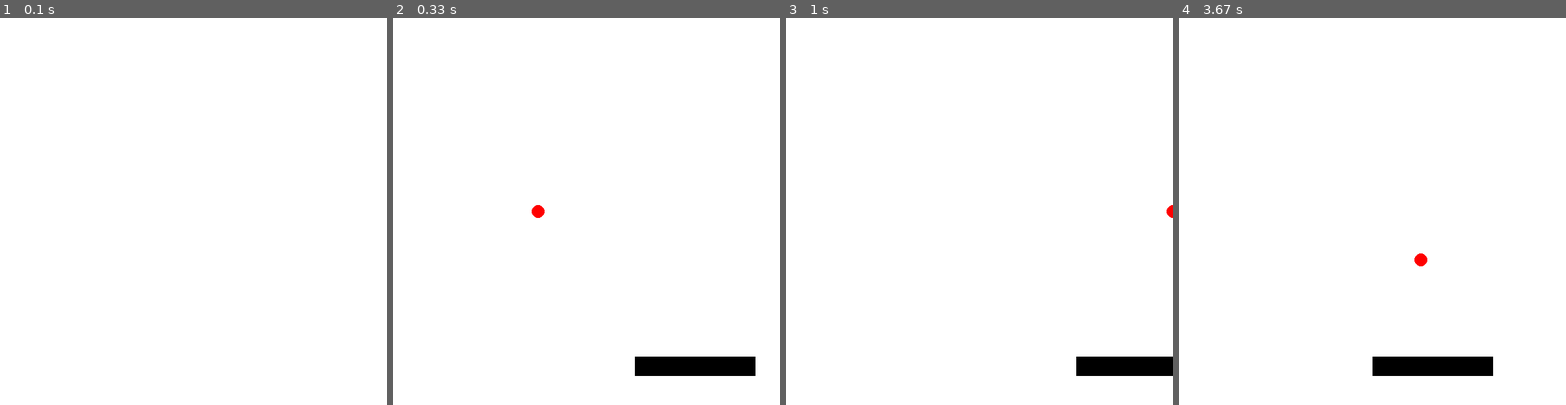
Above: before the commit, frames 1-4 (left to right).
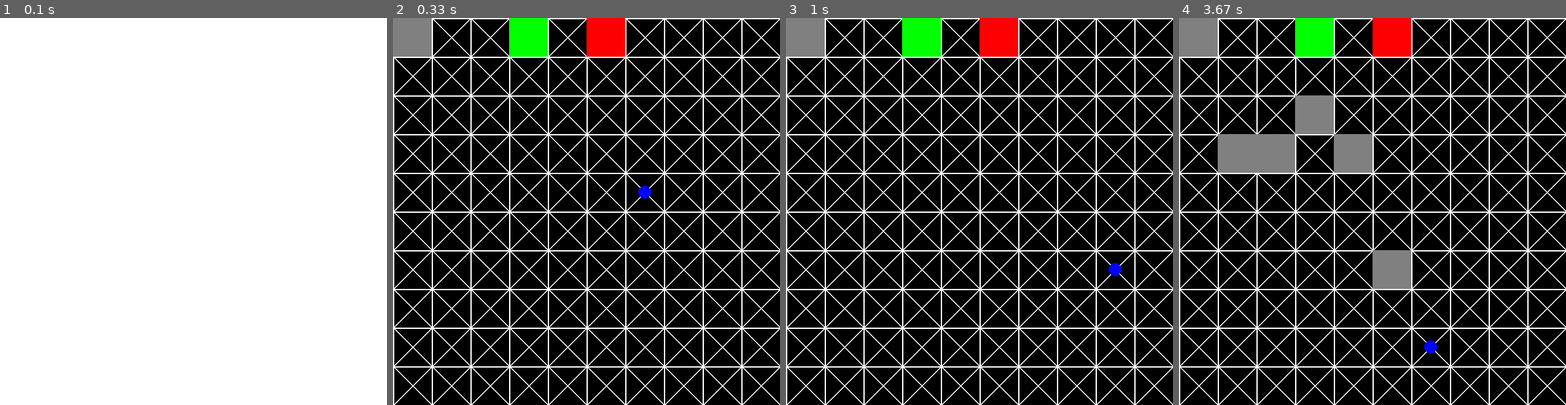
Above: after the commit, the same moments.

Repository: AndyyTaylor/Yr12Major
Game: pygame game, started from main.py
Two runs of this game, one before a commit and one after it. Both use one fixed random seed, a clock stepped at 60 frames per second and the inputs below.
Inputs (mouse positions are in pixels of both pictures, inside the frame that each line leads up to):
- Up to frame 1 (0.1 s): no input
- Up to frame 2 (0.33 s): no input
- Up to frame 3 (1 s): press the mouse at (964, 226) at 0.37 s; move the mouse to (1033, 215) at 0.47 s; release the mouse at (1103, 199) at 0.6 s; hold Right from 0.67 s (still down); move the mouse to (979, 234) at 0.7 s
- Up to frame 4 (3.67 s): release Right at 1.13 s; click (1252, 153) at 1.22 s; hold Up 1.5-1.8 s; move the mouse to (1430, 76) at 1.53 s; tap Space at 1.83 s; click (1279, 134) at 2.22 s; click (1376, 250) at 2.55 s; hold Right 2.83-3.3 s; click (1360, 145) at 2.92 s; hold Left from 3.33 s (still down); click (1318, 130) at 3.42 s

Frame 1 is identical in both runs. In frame 2, 86% of the frame differs, in the area x 0-100%, y 0-100%; in frame 3, 87%; in frame 4, 87%.

Commit message:
Setup old maze env

Diff:
--- a/src/framework/StateAppRunner.py
+++ b/src/framework/StateAppRunner.py
@@ -48,9 +48,9 @@
         for event in pygame.event.get():
             if event.type == pygame.QUIT:
                 self.close()
-            elif event.type == pygame.MOUSEBUTTONDOWN:
+            elif event.type == pygame.MOUSEBUTTONDOWN or event.type == pygame.MOUSEBUTTONUP:
                 pos = pygame.mouse.get_pos()
-                StateRegistry.instance().get_group("MasterState").on_mouse_down(pos)
+                StateRegistry.instance().get_group("MasterState").on_mouse_event(event)
             elif event.type == pygame.KEYDOWN:
                 StateRegistry.instance().get_group("MasterState").on_key_down(event.key)
 
--- a/src/ml/agents/reinforcement/QLearn.py
+++ b/src/ml/agents/reinforcement/QLearn.py
@@ -2,7 +2,7 @@
 import numpy as np
 
 class QLearn():
-    def __init__(self, num_observations, num_actions, alpha=0.02, gamma=0.95, epsilon=1, min_epsilon=0.05, epsilon_decay=0.0001):
+    def __init__(self, num_observations, num_actions, alpha=0.02, gamma=0.9, epsilon=1, min_epsilon=0.05, epsilon_decay=0.001):
         self.alpha = alpha
         self.gamma = gamma
         self.epsilon = epsilon
@@ -12,7 +12,7 @@
         self.num_actions = num_actions
         self.num_observations = num_observations
 
-        self.model = SarsaTabular(num_observations, num_actions, self.alpha, self.gamma)
+        self.model = Tabular(num_observations, num_actions, self.alpha, self.gamma)
 
     def choose_action(self, state):
         if random.random() > self.epsilon:
@@ -40,6 +40,9 @@
     def train(self, prev_state, action, reward, done, new_state):
         print("Train not implemented")
 
+    def set_epsilon(self, e):
+        pass
+
 class Tabular(Model):
     def __init__(self, num_observations, num_actions, alpha, gamma):
         super().__init__(num_observations, num_actions, alpha, gamma)
@@ -57,7 +60,6 @@
             self.Q[prev_sid][action] += self.alpha * (reward - self.Q[prev_sid][action])
         else:
             self.Q[prev_sid][action] += self.alpha * (reward + self.gamma * np.max(self.Q[new_sid]) - self.Q[prev_sid][action])
-
 
     def get_optimal_action(self, state):
         sid = self.get_state_id(state)
@@ -78,6 +80,9 @@
 
         return self.state_id
 
+    def predict(self, state):
+        return self.Q[self.get_state_id(state)]
+
 class SarsaTabular(Tabular):
     def set_epsilon(self, e):
         self.epsilon = e
@@ -90,6 +95,6 @@
             self.Q[prev_sid][action] = self.alpha * reward
         else:
             if random.random() > self.epsilon:
-                self.Q[prev_sid][action] += self.alpha * (reward + self.gamma * np.max(self.Q[new_sid]))
+                self.Q[prev_sid][action] += self.alpha * (reward + self.gamma * np.max(self.Q[new_sid]) - self.Q[prev_sid][action])
             else:
-                self.Q[prev_sid][action] += self.alpha * (reward + self.gamma * self.Q[new_sid][random.randint(0, self.num_actions-1)])
+                self.Q[prev_sid][action] += self.alpha * (reward + self.gamma * self.Q[new_sid][random.randint(0, self.num_actions-1)] - self.Q[prev_sid][action])
--- a/src/ml/environments/__init__.py
+++ b/src/ml/environments/__init__.py
@@ -3,3 +3,4 @@
 from .supervised.mnisthandwriting import MNISTHandwriting as MNIST
 
 from .reinforcement.catchapples import CatchApples
+from .reinforcement.maze import Maze
--- /dev/null
+++ b/src/ml/environments/reinforcement/maze.py
@@ -0,0 +1,165 @@
+import pygame
+import numpy as np
+
+GRID_WIDTH = 10
+GRID_HEIGHT = 10
+SCREEN_WIDTH = 600
+SCREEN_HEIGHT = 600
+BOX_WIDTH = SCREEN_WIDTH/GRID_WIDTH
+BOX_HEIGHT = SCREEN_HEIGHT/GRID_HEIGHT
+WIN_STATE = 3
+LOSE_STATE = 5
+SPAWN_STATE = 6
+WALLS = [[0, 0]]
+
+class Maze():
+    ''' TODO '''
+    def __init__(self):
+        # Setup ML stuff
+        self.pos = np.array(self.getPos(SPAWN_STATE))
+        self.num_actions = 4
+        self.max_states = GRID_WIDTH * GRID_HEIGHT
+
+        self.Q = np.zeros([GRID_WIDTH*GRID_HEIGHT, self.num_actions])
+
+        self.tunnel_vision = False
+
+        # Other
+        self.WALLS = list(WALLS)
+        self.WIN_STATE = WIN_STATE
+        self.LOSE_STATE = LOSE_STATE
+        self.SPAWN_STATE = SPAWN_STATE
+
+    def step(self, action):
+        self.pos = self.moveDir(self.pos, action)
+
+        reward = -0.04
+        done = True
+        if self.getState() == self.WIN_STATE:
+            reward = 10
+        elif self.getState() == self.LOSE_STATE:
+            reward = -10
+        else:
+            done = False
+
+        return (list(self.pos), reward, done, {})
+
+    def reset(self):
+        self.pos = np.array(self.getPos(self.SPAWN_STATE))
+        return list(self.pos)
+
+    def on_render(self, screen, predict):
+        screen.fill((0, 0, 0))
+
+        self.Q = np.zeros([GRID_WIDTH*GRID_HEIGHT, self.num_actions])
+        for xx in range(GRID_WIDTH):
+            for yy in range(GRID_HEIGHT):
+                self.Q[self.getState([xx, yy])] = predict([xx, yy])
+
+        # Draw the grid
+        #font = pygame.font.Font(None, 22)
+        for x in range(GRID_WIDTH):
+            for y in range(GRID_HEIGHT):
+                all_points = []
+                all_points.append([[x * BOX_WIDTH, y * BOX_HEIGHT], [x * BOX_WIDTH+BOX_WIDTH, y * BOX_HEIGHT], [x * BOX_WIDTH+BOX_WIDTH/2, y * BOX_HEIGHT+BOX_HEIGHT/2]])
+                all_points.append([[x * BOX_WIDTH+BOX_WIDTH, y * BOX_HEIGHT], [x * BOX_WIDTH+BOX_WIDTH, y * BOX_HEIGHT+BOX_HEIGHT], [x * BOX_WIDTH+BOX_WIDTH/2, y * BOX_HEIGHT+BOX_HEIGHT/2]])
+                all_points.append([[x * BOX_WIDTH, y * BOX_HEIGHT], [x * BOX_WIDTH, y * BOX_HEIGHT+BOX_HEIGHT], [x * BOX_WIDTH+BOX_WIDTH/2, y * BOX_HEIGHT+BOX_HEIGHT/2]])
+                all_points.append([[x * BOX_WIDTH+BOX_WIDTH, y * BOX_HEIGHT+BOX_HEIGHT], [x * BOX_WIDTH, y * BOX_HEIGHT+BOX_HEIGHT], [x * BOX_WIDTH+BOX_WIDTH/2, y * BOX_HEIGHT+BOX_HEIGHT/2]])
+
+                width = 34
+                height = 10
+                text_offs = [[(BOX_WIDTH/2-width/2), height/2], [BOX_WIDTH-width, BOX_HEIGHT/2-height/2], [4, BOX_HEIGHT/2-height/2], [BOX_WIDTH/2-width/2, BOX_HEIGHT-height-4]]
+
+                for a in range(4):
+                    s = pygame.Surface((BOX_WIDTH,BOX_HEIGHT), pygame.SRCALPHA)
+                    s.fill((0, 0, 0, 0))
+
+                    if self.getState((x, y)) == self.WIN_STATE:
+                        col = (0, 255, 0, 255)
+                    elif self.getState((x, y)) == self.LOSE_STATE:
+                        col = (255, 0, 0, 255)
+                    elif [x, y] in self.WALLS:
+                        col = (128, 128, 128, 255)
+                    elif self.Q[self.getState((x, y))][a] > 0:
+                        col = (0, 255, 0, 60 + self.Q[self.getState((x, y))][a] / self.Q.max() * 195)
+                    elif self.Q[self.getState((x, y))][a] < 0:
+                        col = (255, 0, 0, 60 + self.Q[self.getState((x, y))][a] / self.Q.min() * 195)
+                    else:
+                        col = (0, 0, 0, 0)
+
+                    if not self.tunnel_vision or self.getState((x, y)) == self.getState():
+                        pygame.draw.polygon(s, col, [[all_points[a][b][0]-x*BOX_WIDTH, all_points[a][b][1]-y*BOX_HEIGHT] for b in range(3)])
+                        screen.blit(s, (x*BOX_WIDTH, y*BOX_HEIGHT))
+
+                        if self.getState((x, y)) != self.WIN_STATE and self.getState((x, y)) != self.LOSE_STATE and [x, y] not in self.WALLS:
+                            pygame.draw.polygon(screen, (255, 255, 255), all_points[a], 2)
+
+                            #if BOX_WIDTH > 80:
+                                #trender = font.render("{0:.2f}".format(self.Q[self.getState((x, y)), a]), True, (255, 255, 255))
+                                #screen.blit(trender, (x*BOX_WIDTH+text_offs[a][0], y*BOX_HEIGHT+text_offs[a][1]))
+
+        # Draw the player
+        pygame.draw.circle(screen, (0, 0, 255),
+                          (int((self.pos[0]+0.5)*BOX_WIDTH),
+                          int((self.pos[1]+0.5)*BOX_HEIGHT)),
+                          max(10, int(BOX_WIDTH/10)))
+
+        pygame.display.update()
+
+    def moveDir(self, pos, action):
+        oldPos = list(pos)
+        if action == 0:
+            pos[1] -= 1
+        elif action == 1:
+            pos[0] += 1
+        elif action == 2:
+            pos[0] -= 1
+        elif action == 3:
+            pos[1] += 1
+
+        if pos[0] < 0 or pos[0] >= GRID_WIDTH or pos[1] < 0 or pos[1] >= GRID_HEIGHT \
+                      or self.hitWall(pos):
+            pos = oldPos
+
+        return pos
+
+    def hitWall(self, pos):
+        for w in self.WALLS:
+            if w[0] == pos[0] and w[1] == pos[1]:
+                return True
+        return False
+
+    def getState(self, pos=False):
+        if not pos:
+            pos = self.pos
+
+        return int(pos[1]*GRID_WIDTH+pos[0])
+
+    def getPos(self, state):
+        return [state % GRID_WIDTH, state // GRID_WIDTH]
+
+    def on_mouse_event(self, event):
+        if event.type == pygame.MOUSEBUTTONDOWN:
+            pos = list(pygame.mouse.get_pos())
+            pos = [int(x) for x in pos]
+            pos[0] = pos[0] // int(BOX_WIDTH)
+            pos[1] = pos[1] // int(BOX_HEIGHT)
+            self.clicked_state = self.getState(pos)
+        elif event.type == pygame.MOUSEBUTTONUP:
+            pos = list(pygame.mouse.get_pos())
+            pos = [int(x) for x in pos]
+            pos[0] = pos[0] // int(BOX_WIDTH)
+            pos[1] = pos[1] // int(BOX_HEIGHT)
+            self.up_state = self.getState(pos)
+
+            if self.clicked_state == self.WIN_STATE:
+                self.WIN_STATE = self.up_state
+            elif self.clicked_state == self.LOSE_STATE:
+                self.LOSE_STATE = self.up_state
+            elif self.clicked_state == self.SPAWN_STATE:
+                self.SPAWN_STATE = int(self.up_state)
+            elif self.up_state == self.clicked_state:
+                if pos not in self.WALLS:
+                    self.WALLS.append(pos)
+                else:
+                    self.WALLS.remove(pos)
--- a/src/stategroups/StateGroup.py
+++ b/src/stategroups/StateGroup.py
@@ -93,7 +93,7 @@
         if state:
             state.on_key_down(key)
 
-    def on_mouse_down(self, pos):
+    def on_mouse_event(self, pos):
         state = self.get_current_state()
         if state:
-            state.on_mouse_down(pos)
+            state.on_mouse_event(pos)
--- a/src/states/Simulation.py
+++ b/src/states/Simulation.py
@@ -8,7 +8,7 @@
 # from ..ml.environments import MNIST as Environment
 # from ..ml.agents import LinearRegression as Agent
 from ..ml.agents import QLearn
-from ..ml.environments import CatchApples as Environment
+from ..ml.environments import Maze as Environment
 
 class Simulation(State):
     " A "
@@ -16,8 +16,8 @@
     def __init__(self):
         super().__init__("Simulation", "MasterState")
 
-        self.agent = QLearn(4, 3, gamma=2)
         self.environment = Environment()
+        self.agent = QLearn(2, 4, alpha=1)
 
         self.episode = 0
         self.tick_rate = 1
@@ -26,6 +26,8 @@
         self.total_reward = 0
 
         self.prev_state = self.environment.reset()
+
+        self.human_action = -1
 
     def on_init(self):
         pass
@@ -65,15 +67,17 @@
                 self.total_reward = 0
 
     def on_render(self, screen):
-        self.environment.on_render(screen)
+        self.environment.on_render(screen, self.agent.model.predict)
 
-    def on_mouse_down(self, pos):
-        pass
+    def on_mouse_event(self, event):
+        self.environment.on_mouse_event(event)
 
     def on_key_down(self, key):
         if key == pygame.K_SPACE:
             if self.tick_rate == 1000:
                 self.tick_rate = 1
+            elif self.tick_rate == 1:
+                self.tick_rate = 0
             else:
                 self.tick_rate = 1000
         elif key == pygame.K_y:
@@ -81,3 +85,11 @@
                 self.render_time = 0
             else:
                 self.render_time = 60
+        elif key == pygame.K_LEFT:
+            self.human_action = 2
+        elif key == pygame.K_RIGHT:
+            self.human_action = 1
+        elif key == pygame.K_UP:
+            self.human_action = 0
+        elif key == pygame.K_DOWN:
+            self.human_action = 3
